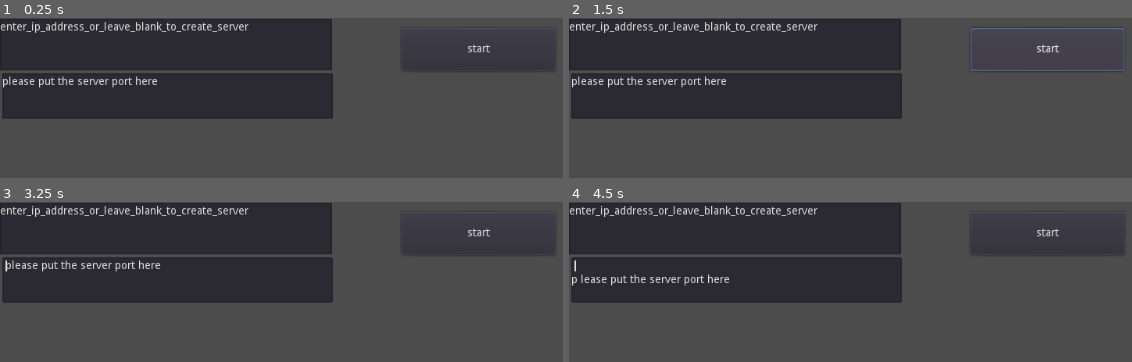
Above: before the commit, frames 1-4 (two rows, left to right).
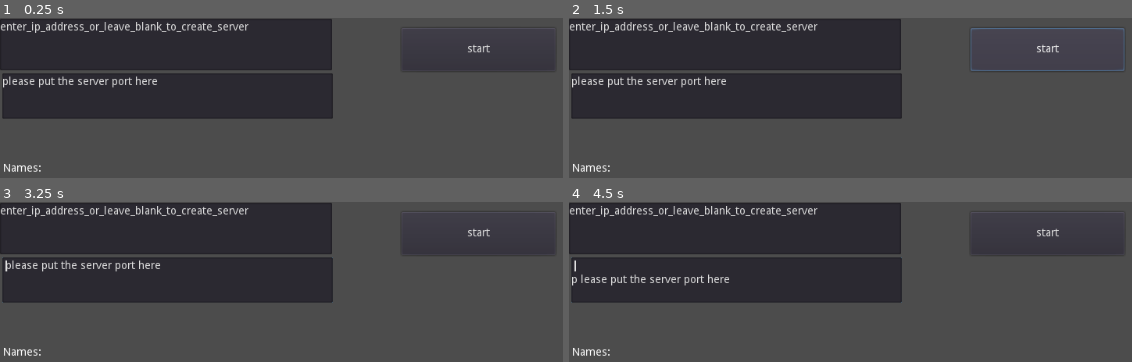
Above: after the commit, the same moments.

Repository: mward25/astroid_defense
Game: Godot game, scene res://main.tscn
Two runs of this game, one before a commit and one after it. Both use one fixed random seed, a clock stepped at 60 frames per second and the inputs below.
Inputs (mouse positions are in pixels of both pictures, inside the frame that each line leads up to):
- Up to frame 1 (0.25 s): no input
- Up to frame 2 (1.5 s): click "start" at 0.5 s; click "start" at 1.25 s
- Up to frame 3 (3.25 s): tap Enter at 2 s; move the mouse to (outside the picture) at 2.02 s; hold Right (ui_right) 2.03-2.78 s; tap Space (ui_select) at 2.27, 2.75, 3.02 s; move the mouse to (outside the picture) at 2.77 s; hold Left (ui_left) from 2.78 s (still down)
- Up to frame 4 (4.5 s): tap Enter at 3.5 s; move the mouse to (1047, 333) at 3.52 s; release Left (ui_left) at 3.53 s; hold Right (ui_right) 3.53-4.28 s; tap Space (ui_select) at 4.25 s; move the mouse to (outside the picture) at 4.27 s; hold Up (ui_up) from 4.28 s (still down)

The runs differ from the first frame. In frame 1, 0.2% of the frame differs, in the area x 0-8%, y 91-97%; in frame 2, 0.2%; in frame 3, 0.2%; in frame 4, 0.2%.
Error before the commit: Invalid type in function 'create_client' in base 'NetworkedMultiplayerENet'. Cannot convert argument 2 from String to int. (res://menu/main_menu.gd:27)
Error after the commit: Invalid type in function 'create_client' in base 'NetworkedMultiplayerENet'. Cannot convert argument 2 from String to int. (res://menu/main_menu.gd:31)

Commit message:
changed more network stuff.

Diff:
--- a/menu/main_menu.gd
+++ b/menu/main_menu.gd
@@ -8,26 +8,32 @@
 
 # Called when the node enters the scene tree for the first time.
 func _ready():
-	pass
+	get_tree().connect("network_peer_connected", self, "_player_connected")
+	get_tree().connect("network_peer_disconnected", self, "_player_disconnected")
+	get_tree().connect("connected_to_server", self, "_connected_ok")
+	get_tree().connect("connection_failed", self, "_connected_fail")
+	get_tree().connect("server_disconnected", self, "_server_disconnected")
 
 
 # Called every frame. 'delta' is the elapsed time since the previous frame.
 #func _process(delta):
 #	pass
-
+var playerInfo = {}
+var myInfo = {name = "the dude"}
 
 func _on_Button_pressed():
 		if $EnterIp/Ip.text == "":
 			var peer = NetworkedMultiplayerENet.new()
 			peer.create_server(2738, 10)
 			get_tree().network_peer = peer
-			pre_configure_game()
 		else:
 			var peer = NetworkedMultiplayerENet.new()
 			peer.create_client($EnterIp/Ip.text, $EnterServerPort/Port.text)
 			get_tree().network_peer = peer
-			pre_configure_game()
 
+
+func update_ui(var info):
+	$Names/RichTextLabel.text = playerInfo
 
 remote func pre_configure_game():
 	var selfPeerID = get_tree().get_network_unique_id()
@@ -40,3 +46,29 @@
 	MyPlayer.set_name(str(selfPeerID))
 	MyPlayer.set_network_master(selfPeerID)
 	get_node("/root/world/players").add_child(MyPlayer)
+
+	for p in playerInfo:
+		var player = preload("res://player/player_default.tscn")
+		player.set_name(str(p))
+		player.set_network_master(p)
+		get_node("/root/world/players").add_child(player)
+
+	rpc_id(1, "done_preconfiguring")
+
+func _player_connected(id):
+	rpc_id(id, "register_player", myInfo)
+
+func _player_disconnected(id):
+	playerInfo.erase(id)
+
+func _connected_ok():
+	pass
+
+func _connected_fail():
+	pass
+
+remote func register_player(info):
+	var id = get_tree().get_rpc_sender_id()
+	playerInfo[id] = info
+
+	update_ui(str(playerInfo))
--- a/menu/main_menu.tscn
+++ b/menu/main_menu.tscn
@@ -52,4 +52,18 @@
 margin_bottom = 58.0
 text = "please put the server port here"
 
+[node name="Names" type="VSplitContainer" parent="."]
+margin_left = 3.5874
+margin_top = 185.353
+margin_right = 432.587
+margin_bottom = 313.353
+__meta__ = {
+"_edit_use_anchors_": false
+}
+
+[node name="RichTextLabel" type="RichTextLabel" parent="Names"]
+margin_right = 429.0
+margin_bottom = 128.0
+text = "Names:"
+
 [connection signal="pressed" from="Start/Button" to="." method="_on_Button_pressed"]
